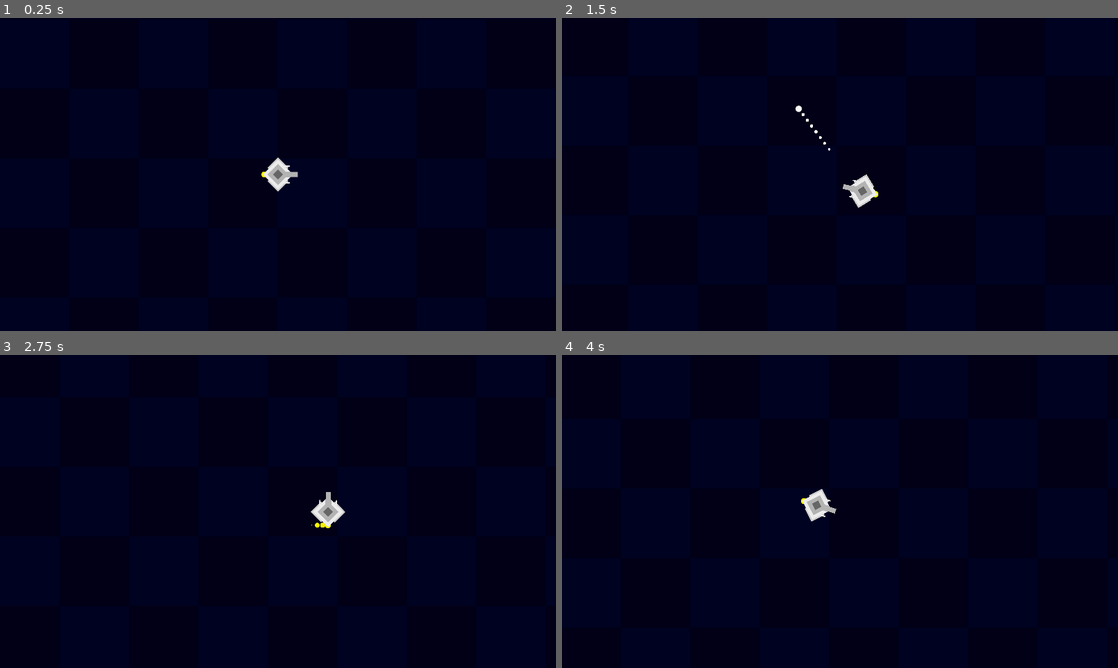
Above: before the commit, frames 1-4 (two rows, left to right).
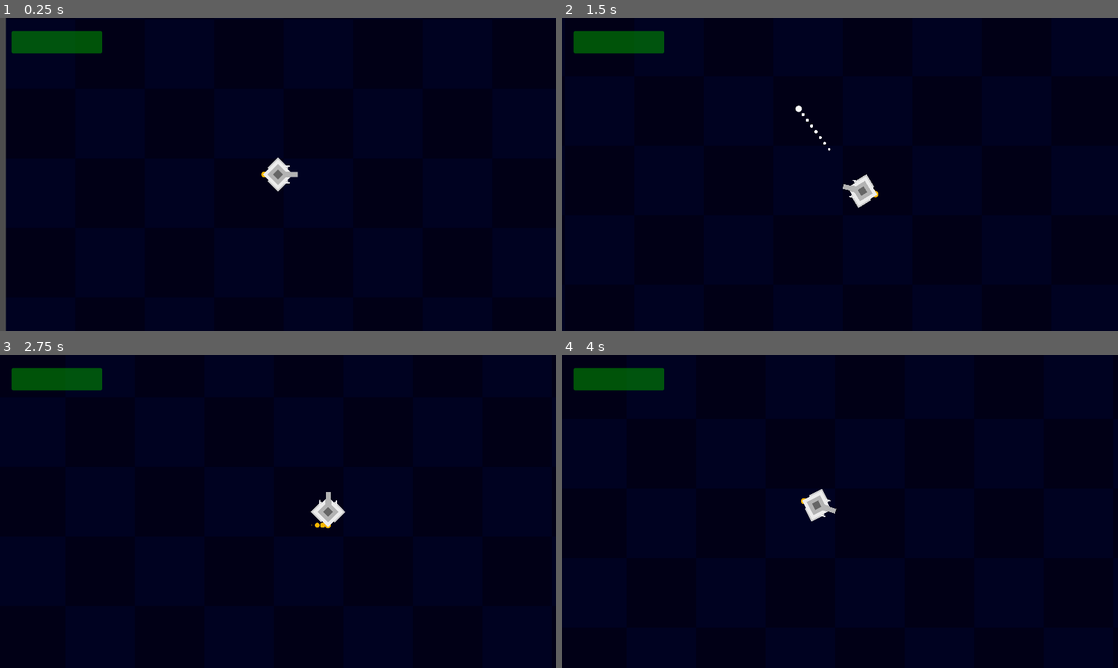
Above: after the commit, the same moments.

Repository: AgentMatthy/TOPDOWNDEMO
Game: Godot game, scene res://Scenes/main.tscn
Same seed, same stepped clock (60 frames per second), same inputs: the game is played once before the commit and once after it.
Inputs (mouse positions are in pixels of both pictures, inside the frame that each line leads up to):
- Up to frame 1 (0.25 s): no input
- Up to frame 2 (1.5 s): tap Enter at 0.5 s; move the mouse to (962, 158) at 0.52 s; hold D (right) 0.53-1.28 s; tap Space (space) at 0.6 s; move the mouse to (728, 190) at 1.27 s; hold S (down) from 1.28 s (still down); click (728, 190) at 1.35 s
- Up to frame 3 (2.75 s): tap Space (space) at 1.55, 2.3 s; move the mouse to (333, 442) at 2.02 s; release S (down) at 2.03 s; hold D (right) from 2.03 s (still down); tap Shift (shift) at 2.1 s
- Up to frame 4 (4 s): move the mouse to (812, 574) at 2.77 s; release D (right) at 2.78 s; hold W (up) 2.78-3.53 s; tap Space (space) at 2.85, 3.6 s; move the mouse to (1006, 558) at 3.52 s; hold A (left) from 3.53 s (still down)

The runs differ from the first frame. In frame 1, 2.3% of the frame differs, in the area x 0-48%, y 0-100%; in frame 2, 1.2%; in frame 3, 1.2%; in frame 4, 1.2%.

Commit message:
Health Bar

Diff:
--- a/Scenes/GUI.tscn
+++ b/Scenes/GUI.tscn
@@ -4,10 +4,16 @@
 
 [node name="Control" type="Control" parent="."]
 layout_mode = 3
-anchors_preset = 15
-anchor_right = 1.0
-anchor_bottom = 1.0
-grow_horizontal = 2
-grow_vertical = 2
-size_flags_horizontal = 4
-size_flags_vertical = 4
+anchors_preset = 0
+offset_right = 40.0
+offset_bottom = 40.0
+
+[node name="healthBar" type="ProgressBar" parent="Control"]
+unique_name_in_owner = true
+modulate = Color(0, 0.780392, 0, 1)
+offset_left = 40.0
+offset_top = 45.0
+offset_right = 353.0
+offset_bottom = 122.0
+step = 1.0
+show_percentage = false
--- a/Scenes/main.tscn
+++ b/Scenes/main.tscn
@@ -7,6 +7,7 @@
 [ext_resource type="AudioStream" uid="uid://cdi0vm2cjg55t" path="res://Sounds/dash.wav" id="4_tuh16"]
 [ext_resource type="AudioStream" uid="uid://dev7acawaexdm" path="res://Sounds/shoot3.wav" id="5_04bpt"]
 [ext_resource type="AudioStream" uid="uid://5kijf8xi2nvi" path="res://Sounds/dash-reloaded.wav" id="6_d6e8i"]
+[ext_resource type="PackedScene" uid="uid://ckondpxetgyqy" path="res://Scenes/GUI.tscn" id="8_is7w0"]
 
 [sub_resource type="CircleShape2D" id="CircleShape2D_wdeb4"]
 radius = 59.0
@@ -17,11 +18,13 @@
 
 [node name="MAIN" type="Node2D"]
 
-[node name="CharacterBody2D" type="CharacterBody2D" parent="."]
+[node name="CharacterBody2D" type="CharacterBody2D" parent="." node_paths=PackedStringArray("GUI")]
 position = Vector2(961, 536)
 script = ExtResource("1_34trl")
+GUI = NodePath("../GUI")
 
 [node name="CollisionShape2D" type="CollisionShape2D" parent="CharacterBody2D"]
+visible = false
 shape = SubResource("CircleShape2D_wdeb4")
 
 [node name="Sprite2D" type="Sprite2D" parent="CharacterBody2D"]
@@ -52,7 +55,7 @@
 gravity = Vector2(0, 0)
 scale_amount_max = 2.0
 scale_amount_curve = SubResource("Curve_7ly5j")
-color = Color(1, 1, 0, 1)
+color = Color(1, 0.737255, 0, 1)
 
 [node name="SFX-Dash" type="AudioStreamPlayer" parent="CharacterBody2D"]
 stream = ExtResource("4_tuh16")
@@ -72,5 +75,9 @@
 motion_mirroring = Vector2(1920, 1920)
 
 [node name="Sprite2D" type="Sprite2D" parent="ParallaxBackground/ParallaxLayer"]
+position = Vector2(21, 0)
 texture = ExtResource("3_qwm1q")
 centered = false
+
+[node name="GUI" parent="." instance=ExtResource("8_is7w0")]
+unique_name_in_owner = true
--- a/Scripts/CharacterBody2D.gd
+++ b/Scripts/CharacterBody2D.gd
@@ -20,10 +20,19 @@
 var default_dash_cooldown_q = 50
 var dash_q_mp = 0.4
 
+#health
+var health = 100
+
+#GUI
+@export var GUI: Node
 
 @onready var muzzle = $Muzzle
 
 func _physics_process(delta):
+
+
+	update_health() #update health
+
 	direction = Vector2(0, 0)
 	if Input.is_action_pressed("up"):
 		velocity.y -= 1 * movespeed
@@ -38,6 +47,7 @@
 		velocity.x -= 1 * movespeed
 		direction.x += -1
 
+	#Mouse smoothing
 	var target = get_global_mouse_position()
 	var new_transform = self.transform.looking_at(target)
 	self.transform  = self.transform.interpolate_with(new_transform, speed * delta)
@@ -84,7 +94,6 @@
 
 func dash_q():
 	velocity += direction * dash_speed * dash_q_mp
-	#test commit
 
 
 func fire():
@@ -103,3 +112,7 @@
 func _on_area_2d_body_entered(body):
 	if "Enemy" in body.name:
 		die()
+
+func update_health():
+	var healthBar = GUI.get_node("Control").get_node("healthBar")
+	healthBar.value = health
Not shown: 1 places in Scenes/main.tscn that only renumber resources
